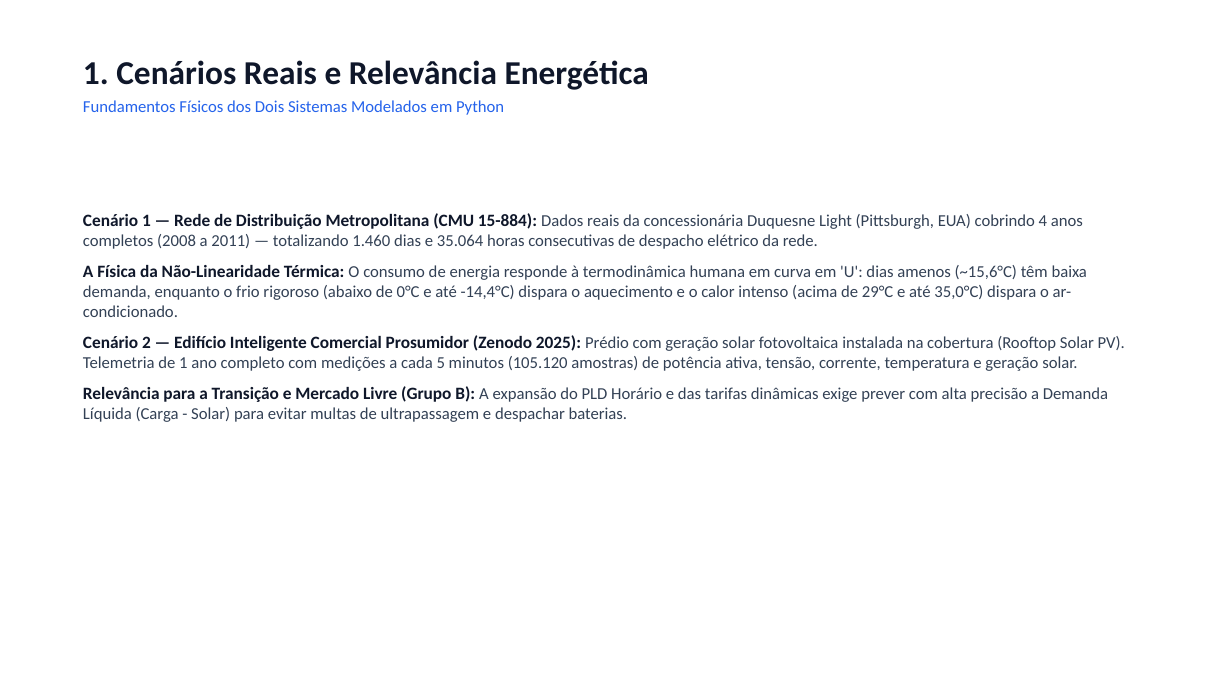
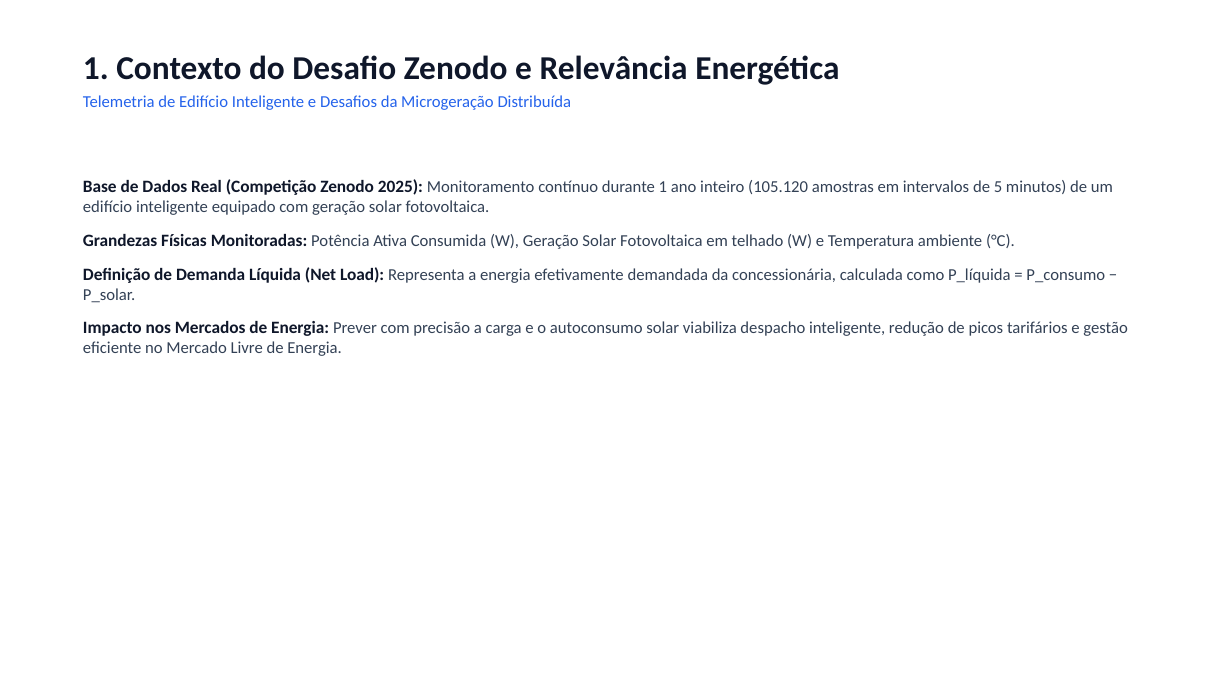
Before and after one commit to AldairAzevedo/energy-demand-forecast, a slide deck: slide 2 of presentation/slides_apresentacao.pptx. Drawn at 1232x693 pixels with LibreOffice and Linux fonts; fonts in the diff are those of the drawing. Boxes give left, top, right and bottom in pixels: in the first picture for what was removed or moved away, otherwise in the second. Text is boxed around its words. In the diff, an @@ line names an element or a change of style, - is before the commit and + after.

Commit message:
refactor(slides): atualiza apresentacao de 7 slides focada 100% no desafio Zenodo

```diff
--- a/presentation/slides_apresentacao.pptx
+++ b/presentation/slides_apresentacao.pptx
@@ text at <box>83,55,839,110</box>: text changed @@
-1. Cenários Reais e Relevância Energética
-Fundamentos Físicos dos Dois Sistemas Modelados em Python
+1. Contexto do Desafio Zenodo e Relevância Energética
+Telemetria de Edifício Inteligente e Desafios da Microgeração Distribuída
@@ text at <box>83,179,1127,356</box>: text changed @@
-Cenário 1 — Rede de Distribuição Metropolitana (CMU 15-884): Dados reais da concessionária Duquesne Light (Pittsburgh, EUA) cobrindo 4 anos completos (2008 a 2011) — totalizando 1.460 dias e 35.064 horas consecutivas de despacho elétrico da rede.
-A Física da Não-Linearidade Térmica: O consumo de energia responde à termodinâmica humana em curva em 'U': dias amenos (~15,6°C) têm baixa demanda, enquanto o frio rigoroso (abaixo de 0°C e até -14,4°C) dispara o aquecimento e o calor intenso (acima de 29°C e até 35,0°C) dispara o ar-condicionado.
-Cenário 2 — Edifício Inteligente Comercial Prosumidor (Zenodo 2025): Prédio com geração solar fotovoltaica instalada na cobertura (Rooftop Solar PV). Telemetria de 1 ano completo com medições a cada 5 minutos (105.120 amostras) de potência ativa, tensão, corrente, temperatura e geração solar.
-Relevância para a Transição e Mercado Livre (Grupo B): A expansão do PLD Horário e das tarifas dinâmicas exige prever com alta precisão a Demanda Líquida (Carga - Solar) para evitar multas de ultrapassagem e despachar baterias.
+Base de Dados Real (Competição Zenodo 2025): Monitoramento contínuo durante 1 ano inteiro (105.120 amostras em intervalos de 5 minutos) de um edifício inteligente equipado com geração solar fotovoltaica.
+Grandezas Físicas Monitoradas: Potência Ativa Consumida (W), Geração Solar Fotovoltaica em telhado (W) e Temperatura ambiente (°C).
+Definição de Demanda Líquida (Net Load): Representa a energia efetivamente demandada da concessionária, calculada como P_líquida = P_consumo − P_solar.
+Impacto nos Mercados de Energia: Prever com precisão a carga e o autoconsumo solar viabiliza despacho inteligente, redução de picos tarifários e gestão eficiente no Mercado Livre de Energia.
```
Also in this commit, not shown: 2 other slides changed, 4 slides added, 7 slides removed, 2 other files.
